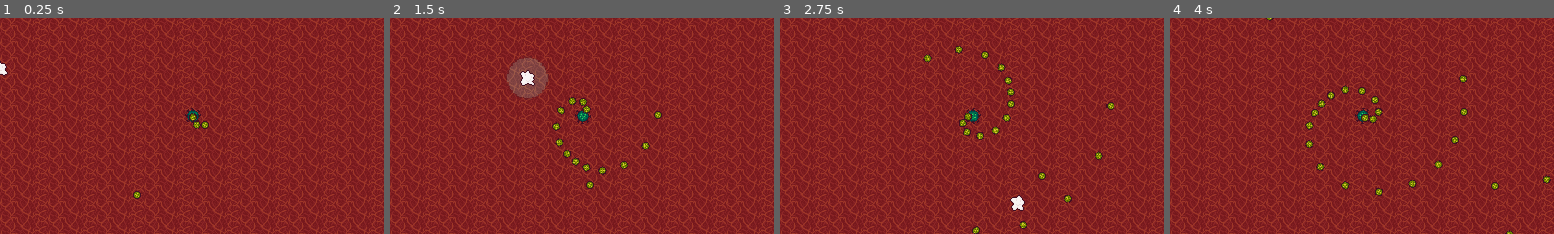
Above: before the commit, frames 1-4 (left to right).
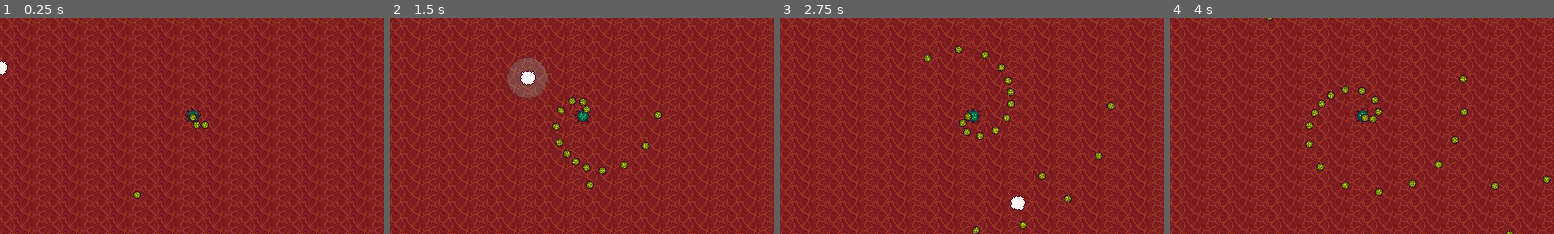
Above: after the commit, the same moments.

Repository: emrysshevek/anti-virus
Game: Godot game, scene res://tester.tscn
Two runs of this game, one before a commit and one after it. Both use one fixed random seed, a clock stepped at 60 frames per second and the inputs below.
Inputs:
- Up to frame 1 (0.25 s): no input
- Up to frame 2 (1.5 s): tap Enter at 0.5 s; hold D (move_right) 0.53-1.28 s; tap Space (dash) at 0.6 s; hold S (move_down) from 1.28 s (still down); tap I (shield) at 1.35 s
- Up to frame 3 (2.75 s): release S (move_down) at 2.03 s; hold D (move_right) from 2.03 s (still down); tap U (unlock) at 2.1 s
- Up to frame 4 (4 s): release D (move_right) at 2.78 s; hold W (move_up) 2.78-3.53 s; tap Space (dash) at 2.85 s; hold A (move_left) from 3.53 s (still down); tap I (shield) at 3.6 s
The pictures show only the part of the screen within x 0-50%, y 0-50%; the shares and areas given below are measured in that part.

The runs differ from the first frame. In frame 1, less than 0.1% of the frame differs, in the area x 0-3%, y 19-27%; in frame 2, 0.1%, in the area x 33-39%, y 24-32%; in frame 3, 0.1%; in frame 4, nothing differs.

Commit message:
Added new player sprite and added animation

Diff:
--- a/scenes/player/player.tscn
+++ b/scenes/player/player.tscn
@@ -3,7 +3,7 @@
 [ext_resource type="Script" path="res://scenes/player/player.gd" id="1_to4eo"]
 [ext_resource type="Resource" uid="uid://c75dnqr6kgfvo" path="res://scenes/player/player_data.tres" id="2_wei58"]
 [ext_resource type="PackedScene" uid="uid://c0jst2x5la5hu" path="res://scenes/player/hurtbox.tscn" id="3_0yg16"]
-[ext_resource type="Texture2D" uid="uid://cvqg8onsc8p1e" path="res://scenes/player/player.png" id="3_vbhxh"]
+[ext_resource type="Texture2D" uid="uid://b8v7nq0db5eeo" path="res://scenes/player/playerv2.png" id="4_8gkul"]
 [ext_resource type="Script" path="res://components/abilities/dash_ability.gd" id="5_d1tlo"]
 [ext_resource type="PackedScene" uid="uid://cpcto8eyq00ad" path="res://components/abilities/shield_ability.tscn" id="6_kjbor"]
 
@@ -27,7 +27,7 @@
 
 [sub_resource type="Animation" id="Animation_sq3cd"]
 resource_name = "idle"
-length = 0.7
+length = 0.92
 loop_mode = 1
 step = 0.2
 tracks/0/type = "value"
@@ -37,10 +37,10 @@
 tracks/0/interp = 1
 tracks/0/loop_wrap = true
 tracks/0/keys = {
-"times": PackedFloat32Array(0, 0.2, 0.4, 0.6),
-"transitions": PackedFloat32Array(1, 1, 1, 1),
+"times": PackedFloat32Array(0, 0.0833, 0.1666, 0.25, 0.3333, 0.4166, 0.5, 0.5832, 0.6665, 0.7498, 0.8331, 0.9164),
+"transitions": PackedFloat32Array(1, 1, 1, 1, 1, 1, 1, 1, 1, 1, 1, 1),
 "update": 1,
-"values": [0, 1, 2, 3]
+"values": [0, 1, 2, 3, 0, 1, 3, 2, 0, 1, 3, 2]
 }
 
 [sub_resource type="AnimationLibrary" id="AnimationLibrary_ywmpe"]
@@ -63,7 +63,7 @@
 [node name="texture" type="Sprite2D" parent="."]
 z_index = 2
 texture_filter = 1
-texture = ExtResource("3_vbhxh")
+texture = ExtResource("4_8gkul")
 hframes = 4
 
 [node name="collision_box" type="CollisionShape2D" parent="."]
Binary file added: scenes/player/playerv2.png
Not shown, added: scenes/player/playerv2.png.import
